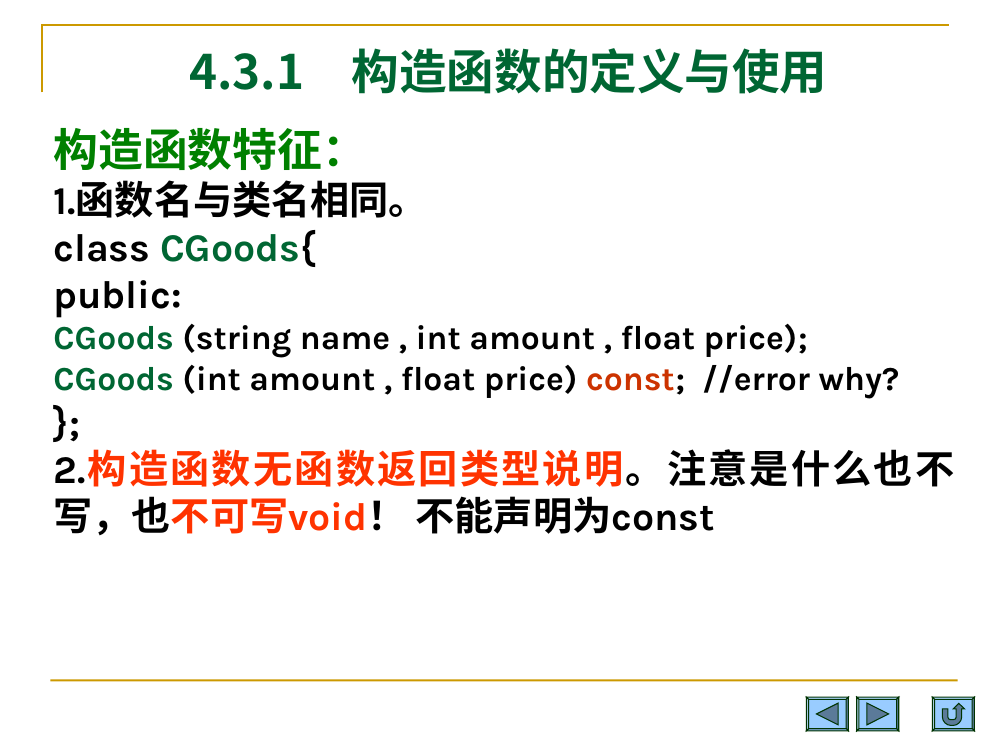
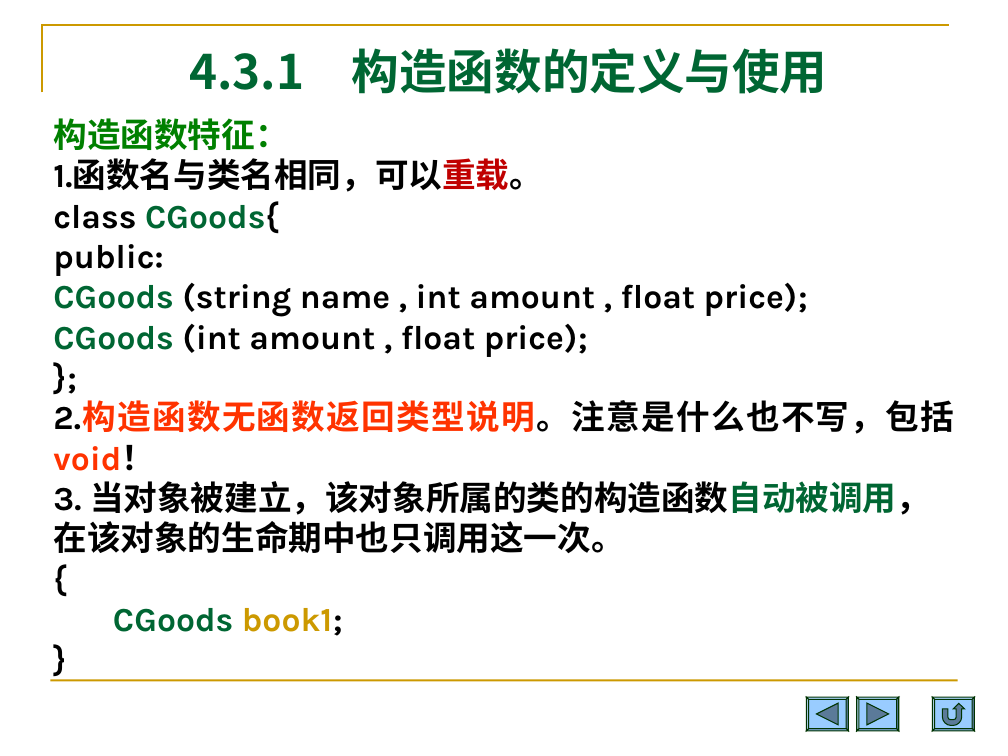
Before and after one commit to Changhe160/Changhe160.github.io, a slide deck: slide 13 of teachingRes/Cplusplus/unit04类与对象.ppt (slide 14 before the commit). Drawn at 1008x756 pixels with LibreOffice and Linux fonts; fonts in the diff are those of the drawing. Boxes give left, top, right and bottom in pixels: in the first picture for what was removed or moved away, otherwise in the second. Text is boxed around its words. In the diff, an @@ line names an element or a change of style, - is before the commit and + after.

```diff
--- a/teachingRes/Cplusplus/unit04类与对象.ppt
+++ b/teachingRes/Cplusplus/unit04类与对象.ppt
@@ text "构造函数特征：": place and size @@
-text "构造函数特征：" at (53,128,954,535)
+text "构造函数特征：" at (53,118,954,636)
@@ text at (53,118,288,276): size 32 to 24 pt in "构造函数特征："; size 28 to 24 pt in "class CGoods{", "public:", "};" @@
@@ text at (53,158,543,192): text changed; size 28 to 24 pt @@
-1.函数名与类名相同。
+1.函数名与类名相同，可以重载。
@@ text at (53,324,588,357): text changed @@
-CGoods (int amount , float price) const; //error why?
+CGoods (int amount , float price);
@@ text at (53,400,954,636): text changed; size 28 to 24 pt @@
-2.构造函数无函数返回类型说明。注意是什么也不写，也不可写void！ 不能声明为const
+2.构造函数无函数返回类型说明。注意是什么也不写，包括void！
+3. 当对象被建立，该对象所属的类的构造函数自动被调用，在该对象的生命期中也只调用这一次。
+{
+CGoods book1;
+}
```
Also in this commit, not shown: 16 other slides changed, 2 slides removed.
